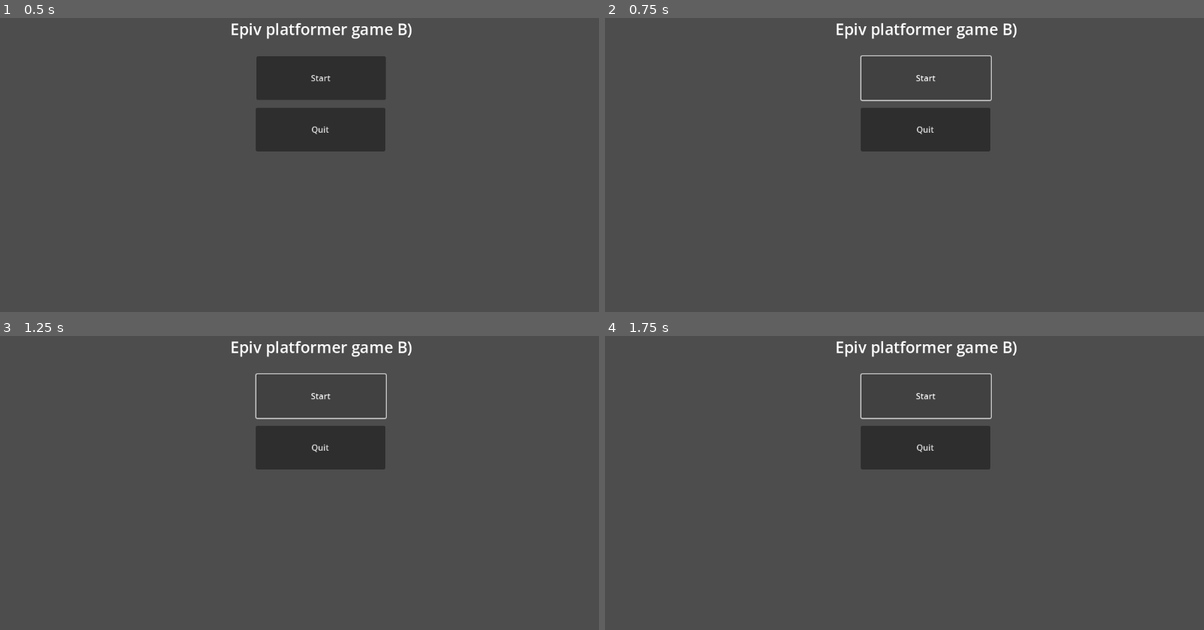
Above: before the commit, frames 1-4 (two rows, left to right).
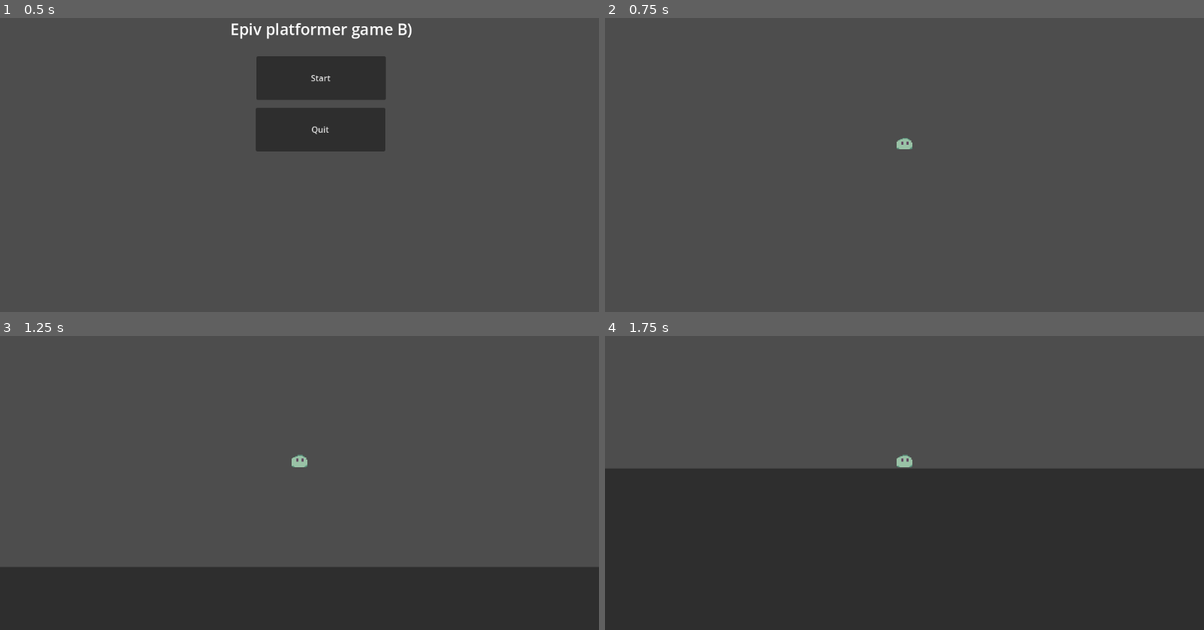
Above: after the commit, the same moments.

Repository: JohnLeander/Platformer
Game: Godot game, scene res://Scenes/start.tscn
Same seed, same stepped clock (60 frames per second), same inputs: the game is played once before the commit and once after it.
Inputs (mouse positions are in pixels of both pictures, inside the frame that each line leads up to):
- Up to frame 1 (0.5 s): no input
- Up to frame 2 (0.75 s): click "Start" at 0.5 s
- Up to frame 3 (1.25 s): no input
- Up to frame 4 (1.75 s): click (928, 394) at 1.25 s, where only the run before the commit has a clickable "Start"

Frame 1 is identical in both runs. In frame 2, 4.1% of the frame differs, in the area x 38-69%, y 1-46%; in frame 3, 25%; in frame 4, 59%, in the area x 0-100%, y 1-100%.

Commit message:
More anims + movement

Diff:
--- /dev/null
+++ b/Player/Player.gd
@@ -0,0 +1,32 @@
+extends CharacterBody2D
+
+
+const SPEED = 300.0
+const JUMP_VELOCITY = -400.0
+
+# Get the gravity from the project settings to be synced with RigidBody nodes.
+var gravity = ProjectSettings.get_setting("physics/2d/default_gravity")
+@onready var anim = get_node("AnimatedSprite2D")
+
+func _ready():
+	anim.play("Idle")
+func _physics_process(delta):
+	# Add the gravity.
+	if not is_on_floor():
+		velocity.y += gravity * delta
+
+	# Handle jump.
+	if Input.is_action_just_pressed("ui_accept") and is_on_floor():
+		velocity.y = JUMP_VELOCITY
+		anim.play("Jump")
+
+	# Get the input direction and handle the movement/deceleration.
+	# As good practice, you should replace UI actions with custom gameplay actions.
+	var direction = Input.get_axis("ui_left", "ui_right")
+	if direction:
+		velocity.x = direction * SPEED
+		anim.play("Run")
+	else:
+		velocity.x = move_toward(velocity.x, 0, SPEED)
+		anim.play("Idle")
+	move_and_slide()
--- /dev/null
+++ b/Player/Player.tscn
@@ -0,0 +1,159 @@
+[gd_scene load_steps=15 format=3 uid="uid://bf86dvq7mbt45"]
+
+[ext_resource type="Script" path="res://Player/Player.gd" id="1_yy0kq"]
+[ext_resource type="Texture2D" uid="uid://dpvy1k8rbnh2h" path="res://Player/Sprite/pixil-frame-1(1).png" id="2_k0485"]
+[ext_resource type="Texture2D" uid="uid://doc2g363a6fad" path="res://Player/Sprite/pixil-frame-1.png" id="3_k3x6w"]
+[ext_resource type="Texture2D" uid="uid://i74ajxoomhdx" path="res://Player/Sprite/pixil-frame-0(1).png" id="4_03g62"]
+[ext_resource type="Texture2D" uid="uid://clvh6ncu1m5v4" path="res://Player/Sprite/pixil-frame-0(2).png" id="5_2tt02"]
+[ext_resource type="Texture2D" uid="uid://v1e5p0jl2fmq" path="res://Player/Sprite/pixil-frame-0.png" id="6_tlmu7"]
+[ext_resource type="Texture2D" uid="uid://dv6u7roryas03" path="res://Player/Sprite/pixil-frame-1(2).png" id="7_71pr1"]
+[ext_resource type="Texture2D" uid="uid://d3d5nksaj7s4n" path="res://Player/Sprite/pixil-frame-0(3).png" id="8_mqbjq"]
+
+[sub_resource type="CapsuleShape2D" id="CapsuleShape2D_87epr"]
+radius = 6.0
+height = 16.0
+
+[sub_resource type="SpriteFrames" id="SpriteFrames_cd3ua"]
+animations = [{
+"frames": [{
+"duration": 1.0,
+"texture": ExtResource("2_k0485")
+}, {
+"duration": 1.0,
+"texture": ExtResource("3_k3x6w")
+}],
+"loop": true,
+"name": &"Charge",
+"speed": 5.0
+}, {
+"frames": [{
+"duration": 1.0,
+"texture": ExtResource("4_03g62")
+}, {
+"duration": 1.0,
+"texture": ExtResource("5_2tt02")
+}, {
+"duration": 1.0,
+"texture": ExtResource("6_tlmu7")
+}, {
+"duration": 1.0,
+"texture": ExtResource("5_2tt02")
+}],
+"loop": true,
+"name": &"Idle",
+"speed": 5.0
+}, {
+"frames": [{
+"duration": 1.0,
+"texture": ExtResource("7_71pr1")
+}, {
+"duration": 1.0,
+"texture": ExtResource("8_mqbjq")
+}],
+"loop": true,
+"name": &"Jump",
+"speed": 5.0
+}, {
+"frames": [{
+"duration": 1.0,
+"texture": ExtResource("6_tlmu7")
+}, {
+"duration": 1.0,
+"texture": ExtResource("5_2tt02")
+}, {
+"duration": 1.0,
+"texture": ExtResource("4_03g62")
+}, {
+"duration": 1.0,
+"texture": ExtResource("5_2tt02")
+}],
+"loop": true,
+"name": &"Run",
+"speed": 10.0
+}]
+
+[sub_resource type="Animation" id="Animation_8sebp"]
+resource_name = "Run"
+tracks/0/type = "value"
+tracks/0/imported = false
+tracks/0/enabled = true
+tracks/0/path = NodePath("AnimatedSprite2D:animation")
+tracks/0/interp = 1
+tracks/0/loop_wrap = true
+tracks/0/keys = {
+"times": PackedFloat32Array(0),
+"transitions": PackedFloat32Array(1),
+"update": 1,
+"values": [&"Run"]
+}
+
+[sub_resource type="Animation" id="Animation_q8xhq"]
+length = 0.001
+tracks/0/type = "value"
+tracks/0/imported = false
+tracks/0/enabled = true
+tracks/0/path = NodePath("AnimatedSprite2D:animation")
+tracks/0/interp = 1
+tracks/0/loop_wrap = true
+tracks/0/keys = {
+"times": PackedFloat32Array(0),
+"transitions": PackedFloat32Array(1),
+"update": 1,
+"values": [&"Run"]
+}
+
+[sub_resource type="Animation" id="Animation_7fsu7"]
+resource_name = "Idle"
+step = 0.25
+tracks/0/type = "value"
+tracks/0/imported = false
+tracks/0/enabled = true
+tracks/0/path = NodePath("AnimatedSprite2D:sprite_frames")
+tracks/0/interp = 1
+tracks/0/loop_wrap = true
+tracks/0/keys = {
+"times": PackedFloat32Array(1),
+"transitions": PackedFloat32Array(1),
+"update": 1,
+"values": [SubResource("SpriteFrames_cd3ua")]
+}
+tracks/1/type = "value"
+tracks/1/imported = false
+tracks/1/enabled = true
+tracks/1/path = NodePath("AnimatedSprite2D:frame")
+tracks/1/interp = 1
+tracks/1/loop_wrap = true
+tracks/1/keys = {
+"times": PackedFloat32Array(0.25),
+"transitions": PackedFloat32Array(1),
+"update": 1,
+"values": [0]
+}
+
+[sub_resource type="AnimationLibrary" id="AnimationLibrary_p7og8"]
+_data = {
+"Idle": SubResource("Animation_7fsu7"),
+"RESET": SubResource("Animation_q8xhq"),
+"Run": SubResource("Animation_8sebp")
+}
+
+[node name="Player" type="CharacterBody2D"]
+script = ExtResource("1_yy0kq")
+
+[node name="CollisionShape2D" type="CollisionShape2D" parent="."]
+rotation = 1.5708
+shape = SubResource("CapsuleShape2D_87epr")
+
+[node name="AnimatedSprite2D" type="AnimatedSprite2D" parent="."]
+texture_filter = 1
+position = Vector2(0, -2)
+sprite_frames = SubResource("SpriteFrames_cd3ua")
+animation = &"Run"
+
+[node name="Camera2D" type="Camera2D" parent="."]
+zoom = Vector2(1.9, 1.9)
+
+[node name="AnimationPlayer" type="AnimationPlayer" parent="."]
+libraries = {
+"": SubResource("AnimationLibrary_p7og8")
+}
--- a/Scenes/Start.gd
+++ b/Scenes/Start.gd
@@ -1,7 +1,7 @@
 extends Node2D
 
 func _on_start_pressed():
-	get_tree().change_scene_to_file("res://Start.gd");
+	get_tree().change_scene_to_file("res://Scenes/world.tscn");
 
 
 func _on_quit_pressed():
--- a/Scenes/world.tscn
+++ b/Scenes/world.tscn
@@ -1,10 +1,37 @@
-[gd_scene load_steps=2 format=3 uid="uid://b8nfolfi02mdu"]
+[gd_scene load_steps=5 format=3 uid="uid://b8nfolfi02mdu"]
 
-[sub_resource type="RectangleShape2D" id="RectangleShape2D_off1q"]
-size = Vector2(1421, 201)
+[ext_resource type="PackedScene" uid="uid://bf86dvq7mbt45" path="res://Player/Player.tscn" id="1_nsrv4"]
+
+[sub_resource type="PhysicsMaterial" id="PhysicsMaterial_sewqc"]
+
+[sub_resource type="RectangleShape2D" id="RectangleShape2D_18a21"]
+size = Vector2(1252.5, 20)
+
+[sub_resource type="RectangleShape2D" id="RectangleShape2D_pqlih"]
+size = Vector2(31.75, 643)
 
 [node name="world" type="Node2D"]
 
-[node name="CollisionShape2D" type="CollisionShape2D" parent="."]
-position = Vector2(651.5, 612)
-shape = SubResource("RectangleShape2D_off1q")
+[node name="Player" parent="." instance=ExtResource("1_nsrv4")]
+position = Vector2(754, 299)
+
+[node name="StaticBody2D" type="StaticBody2D" parent="."]
+physics_material_override = SubResource("PhysicsMaterial_sewqc")
+
+[node name="CollisionShape2D" type="CollisionShape2D" parent="StaticBody2D"]
+position = Vector2(607.75, 638)
+shape = SubResource("RectangleShape2D_18a21")
+
+[node name="CollisionShape2D2" type="CollisionShape2D" parent="StaticBody2D"]
+position = Vector2(-5, 324)
+shape = SubResource("RectangleShape2D_pqlih")
+
+[node name="CollisionShape2D3" type="CollisionShape2D" parent="StaticBody2D"]
+position = Vector2(1218, 318)
+shape = SubResource("RectangleShape2D_pqlih")
+
+[node name="Panel" type="Panel" parent="."]
+offset_left = -266.0
+offset_top = 629.0
+offset_right = 1521.0
+offset_bottom = 980.0
Binary file added: Player/Sprite/pixil-frame-0(1).png
Not shown, added: Player/Sprite/pixil-frame-0(1).png.import
Binary file added: Player/Sprite/pixil-frame-0(2).png
Not shown, added: Player/Sprite/pixil-frame-0(2).png.import
Binary file added: Player/Sprite/pixil-frame-0(3).png
Not shown, added: Player/Sprite/pixil-frame-0(3).png.import
Binary file added: Player/Sprite/pixil-frame-0.png
Not shown, added: Player/Sprite/pixil-frame-0.png.import
Binary file added: Player/Sprite/pixil-frame-1(1).png
Not shown, added: Player/Sprite/pixil-frame-1(1).png.import
Binary file added: Player/Sprite/pixil-frame-1(2).png
Not shown, added: Player/Sprite/pixil-frame-1(2).png.import
(and 3 more such lines)
